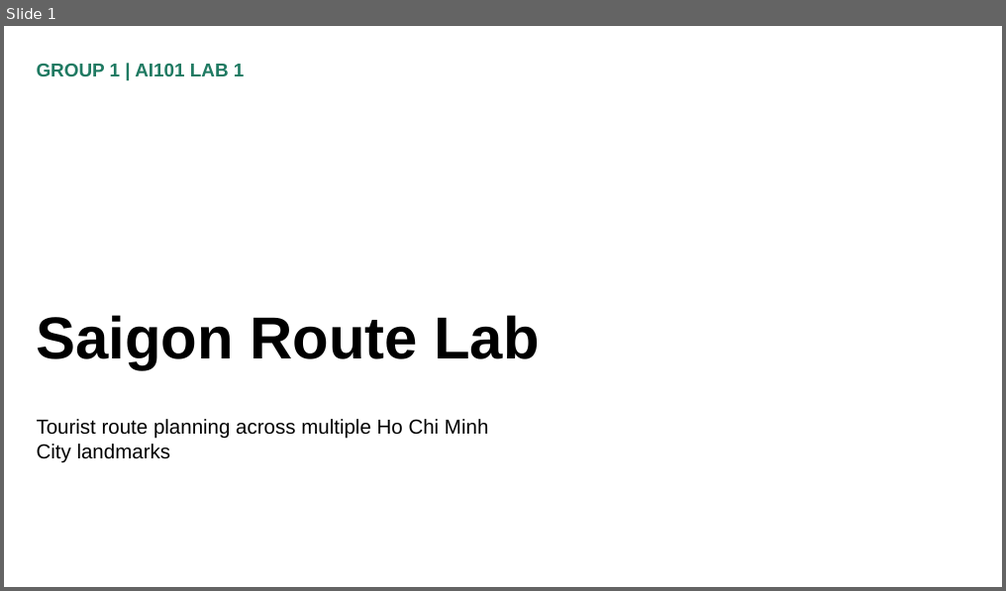
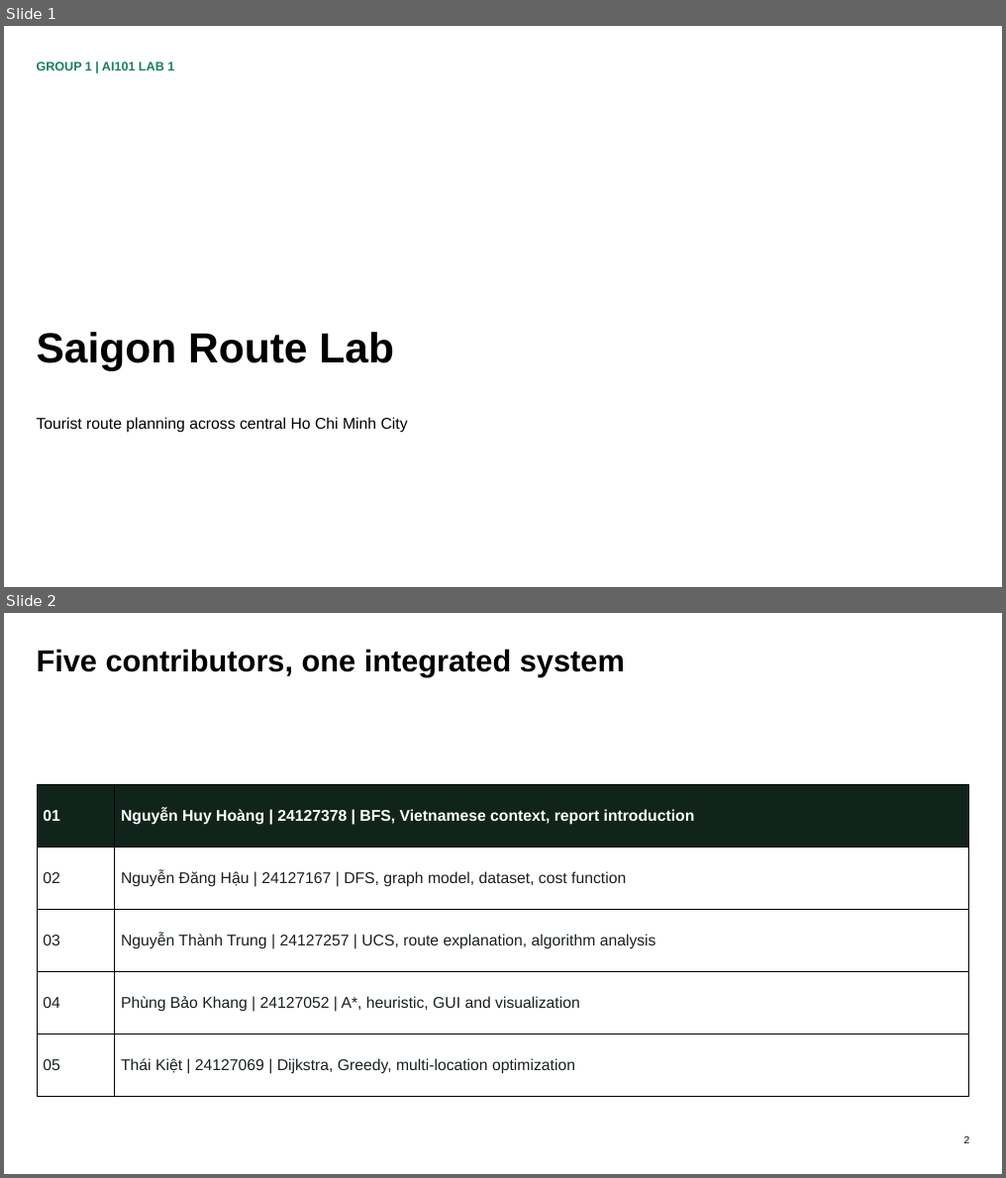
Before and after one commit to Group-1-Lab-AI101/lab-1, a slide deck: output/presentation/1 - Slide.pptx. Shown one above the other, each under a label of ours: slide 1 before the commit, slides 1 and 2 after it. The pictures are 1006x591 and 1006x1178 pixels, drawn with LibreOffice and Linux fonts; fonts in the diff are those of the drawing. Boxes give left, top, right and bottom in pixels: in the first picture for what was removed or moved away, otherwise in the second. Text is boxed around its words. In the diff, an @@ line names an element or a change of style, - is before the commit and + after.

```diff
--- a/output/presentation/1 - Slide.pptx
+++ b/output/presentation/1 - Slide.pptx
@@ slide 2 added at (x1=4, y1=613, x2=1002, y2=1174), background #FFFFFF @@
@@ text added at (x1=37, y1=649, x2=625, y2=676), 29.2 pt, text #000000, bold @@
+Five contributors, one integrated system
@@ rectangle added at (x1=31, y1=773, x2=974, y2=1112), fill #FFFFFF, outline #FFFFFF 0 pt @@
@@ table added at (x1=37, y1=784, x2=969, y2=1096), 5 rows, 2 columns @@
+01 | Nguyễn Huy Hoàng | 24127378 | BFS, Vietnamese context, report introduction
+02 | Nguyễn Đăng Hậu | 24127167 | DFS, graph model, dataset, cost function
+03 | Nguyễn Thành Trung | 24127257 | UCS, route explanation, algorithm analysis
+04 | Phùng Bảo Khang | 24127052 | A*, heuristic, GUI and visualization
+05 | Thái Kiệt | 24127069 | Dijkstra, Greedy, multi-location optimization
@@ text added at (x1=964, y1=1137, x2=970, y2=1144), 9.8 pt, text #000000 @@
+2
@@ slide 1 changed as well @@
@@ text "GROUP 1 | AI101 LAB ..." at (x1=37, y1=62, x2=174, y2=71): size 18 to 12 pt, text colour #1F7A62 to #18815D @@
@@ text "Saigon Route Lab" at (x1=37, y1=332, x2=394, y2=371): size 57 to 40.5 pt @@
@@ text at (x1=37, y1=417, x2=408, y2=433): text changed; size 19.5 to 15 pt @@
-Tourist route planning across multiple Ho Chi Minh City landmarks
+Tourist route planning across central Ho Chi Minh City
```
Also in this commit, not shown: 13 other slides changed, 5 other slides added, 1 slide removed, 2 other files.
